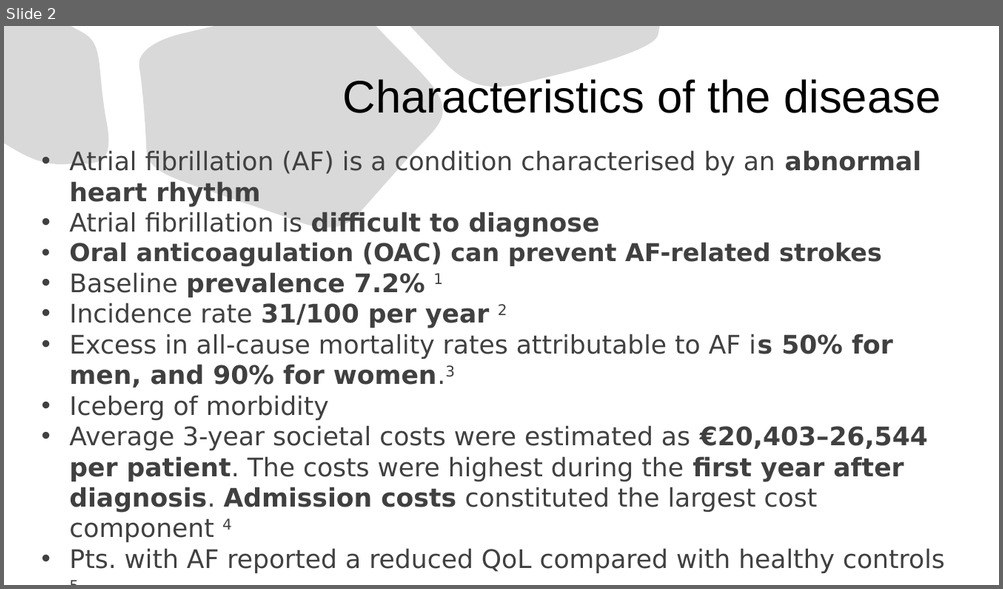
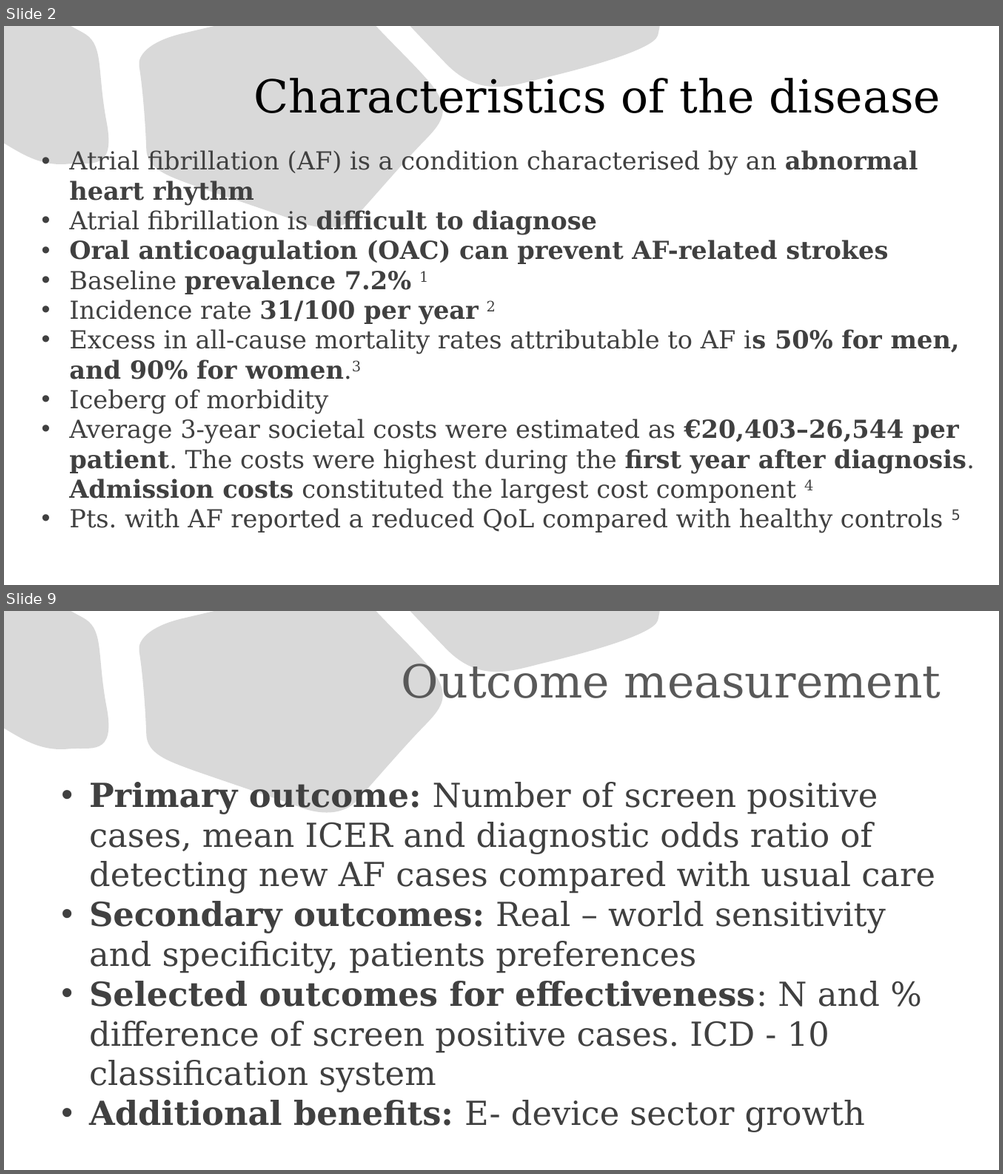
Before and after one commit to kostadinoff/SMU_seminar_in_economic-_evaluation_in_Healthcare, a slide deck: group_assigment/group_assigment.pptx. Shown one above the other, each under a label of ours: slide 2 before the commit, slides 2 and 9 after it; the slides between them are not shown. The pictures are 1003x589 and 1003x1174 pixels, drawn with LibreOffice and Linux fonts; fonts in the diff are those of the drawing. Boxes give left, top, right and bottom in pixels: in the first picture for what was removed or moved away, otherwise in the second. Text is boxed around its words. In the diff, an @@ line names an element or a change of style, - is before the commit and + after.

```diff
--- a/group_assigment/group_assigment.pptx
+++ b/group_assigment/group_assigment.pptx
@@ slide 9 added at (4, 611, 999, 1170), background #FFFFFF; not listed: 3 template elements that a slide beside it also shows @@
@@ title added at (401, 664, 941, 698), 44 pt, text #595959 @@
+Outcome measurement
@@ text added at (89, 782, 935, 1133), 32 pt, text #404040 @@
+• Primary outcome: Number of screen positive cases, mean ICER and diagnostic odds ratio of detecting new AF cases compared with usual care
+• Secondary outcomes: Real – world sensitivity and specificity, patients preferences
+• Selected outcomes for effectiveness: N and % difference of screen positive cases. ICD - 10 classification system
+• Additional benefits: E- device sector growth
@@ slide 2 changed as well @@
@@ title "Characteristics of the disease" at (254, 78, 940, 113): font Arial to DejaVu Serif @@
@@ text "Atrial fibrillation (AF) is a ..." at (69, 150, 974, 534): size 24.7 to 24 pt, font DejaVu Sans to DejaVu Serif; size 23.8 to 24 pt in "Oral anticoagulation (OAC) can prevent AF-related strokes" @@
```
Also in this commit, not shown: 5 other slides changed, 6 other slides added, 7 slides removed, 9 other files.
